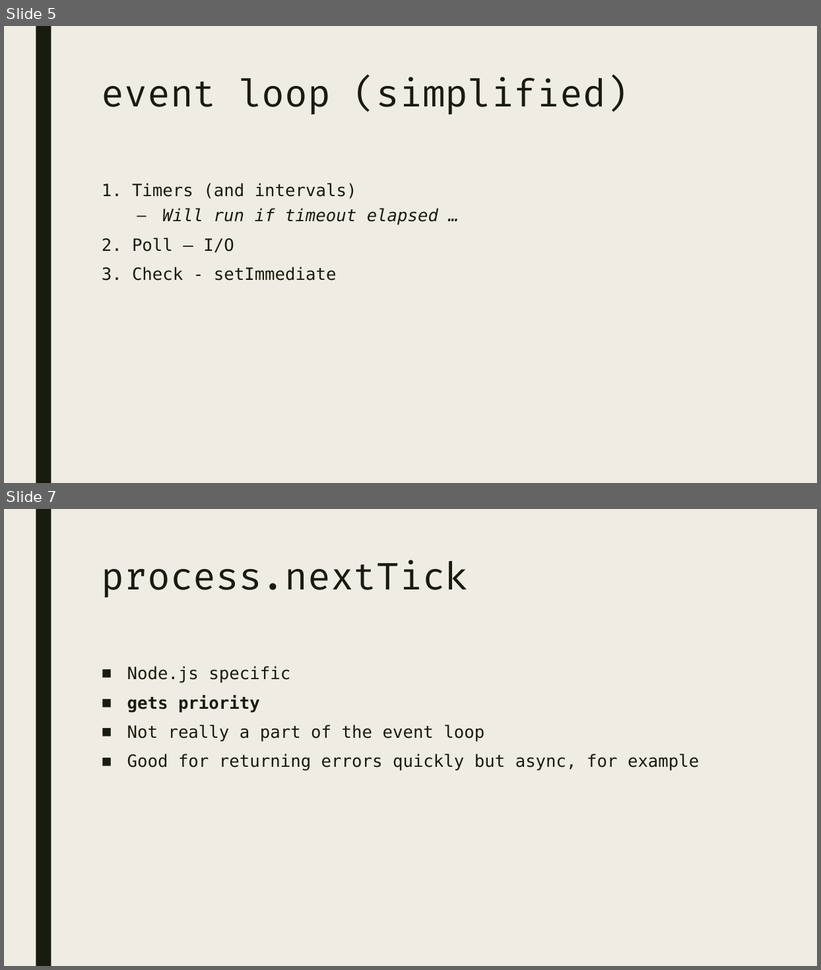
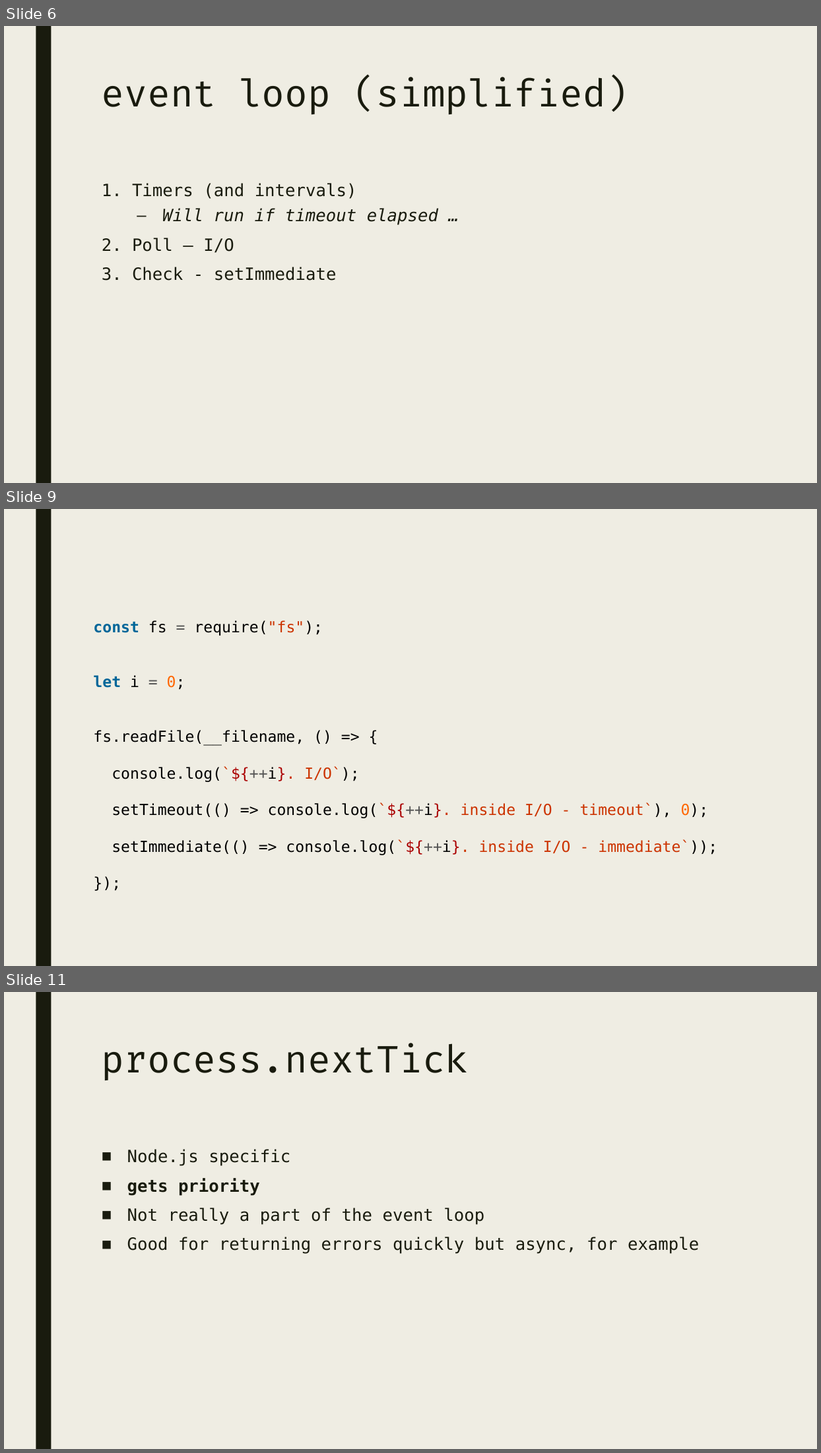
Before and after one commit to nabriski/lectures, a slide deck: event-loop/prez.pptx. Shown one above the other, each under a label of ours: slides 5 and 7 before the commit, slides 6, 9 and 11 after it; the slides between them are not shown. The pictures are 821x970 and 821x1453 pixels, drawn with LibreOffice and Linux fonts; fonts in the diff are those of the drawing. Boxes give left, top, right and bottom in pixels: in the first picture for what was removed or moved away, otherwise in the second. Text is boxed around its words. In the diff, an @@ line names an element or a change of style, - is before the commit and + after.

```diff
--- a/event-loop/prez.pptx
+++ b/event-loop/prez.pptx
@@ slide 9 added at [4,509,817,966], background #EFEDE3; not listed: 1 template element that a slide beside it also shows @@
@@ text added at [93,621,717,855], 18 pt, text #000000 @@
+const fs = require("fs");
+let i = 0;
+fs.readFile(__filename, () => {
+console.log(`${++i}. I/O`);
+setTimeout(() => console.log(`${++i}. inside I/O - timeout`), 0);
+setImmediate(() => console.log(`${++i}. inside I/O - immediate`));
+});
@@ what was slide 5 is now slide 6 @@
@@ what was slide 7 is now slide 11 @@
```
Also in this commit, not shown: 3 slides changed, 6 other slides added, 3 other files.
